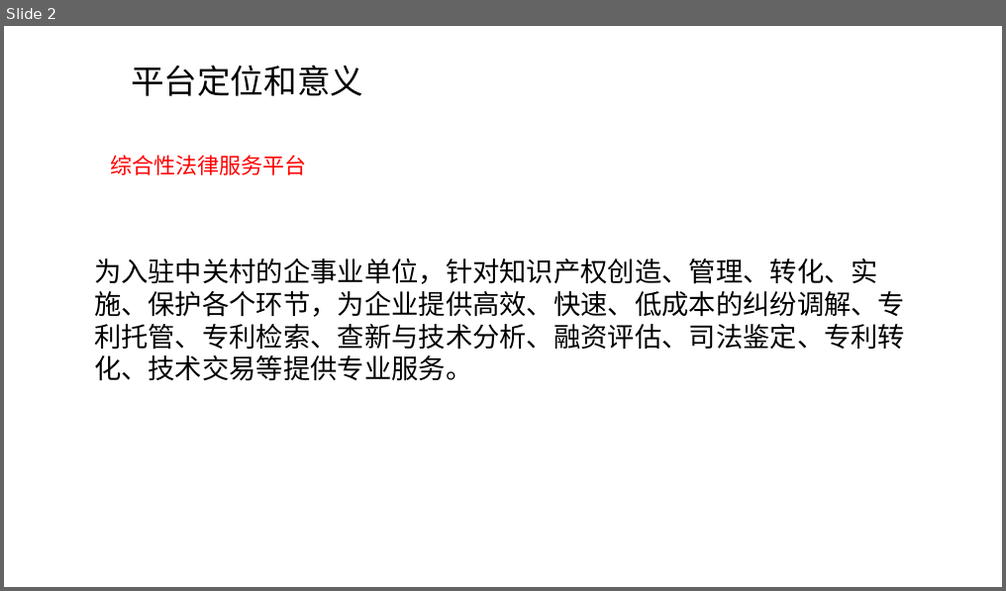
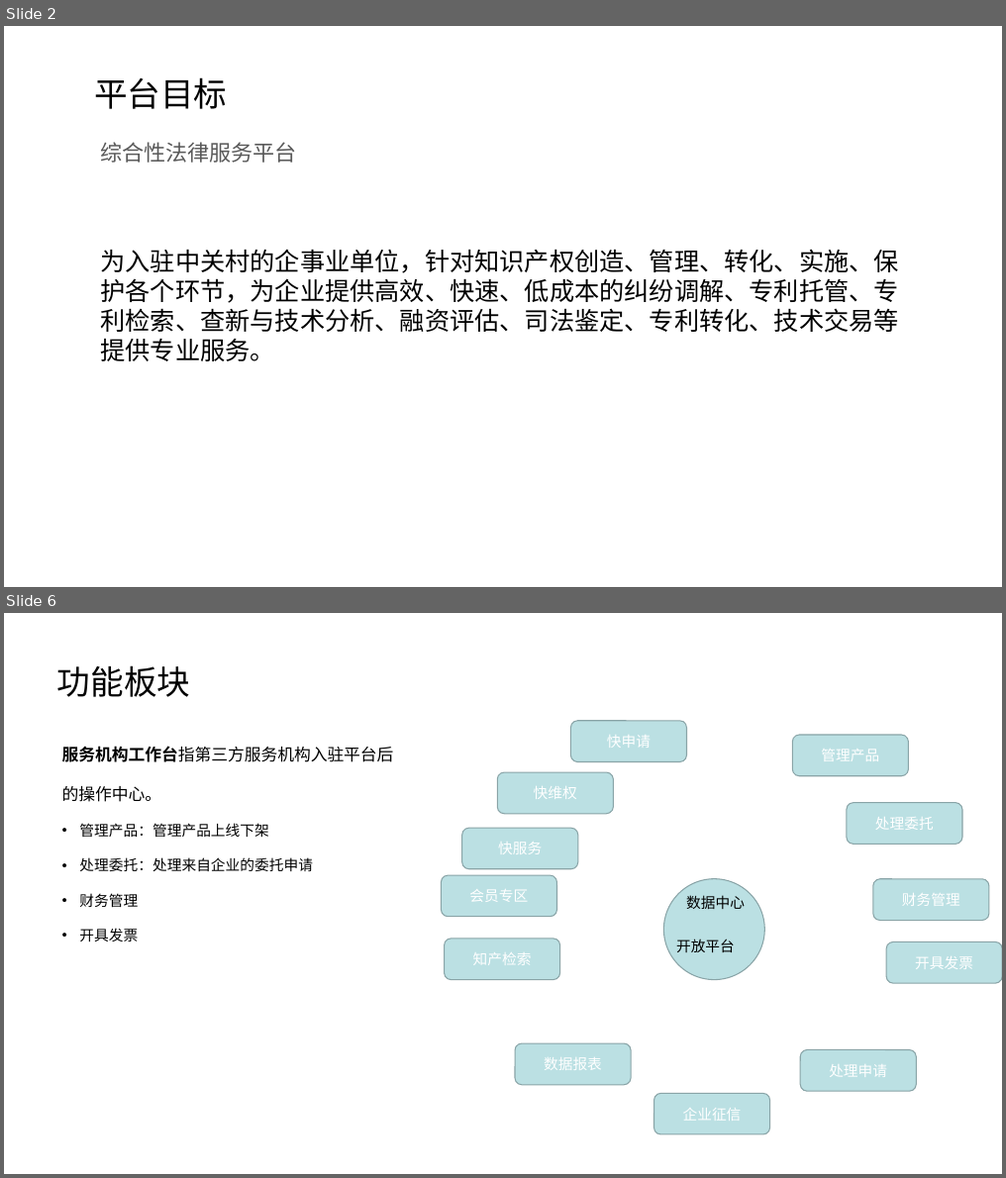
Before and after one commit to petite-chen/data, a slide deck: 资料/1.海知平台介绍.ppt. Shown one above the other, each under a label of ours: slide 2 before the commit, slides 2 and 6 after it; the slides between them are not shown. The pictures are 1006x591 and 1006x1178 pixels, drawn with LibreOffice and Linux fonts; fonts in the diff are those of the drawing. Boxes give left, top, right and bottom in pixels: in the first picture for what was removed or moved away, otherwise in the second. Text is boxed around its words. In the diff, an @@ line names an element or a change of style, - is before the commit and + after.

```diff
--- a/资料/1.海知平台介绍.ppt
+++ b/资料/1.海知平台介绍.ppt
@@ slide 6 added at (x1=4, y1=613, x2=1002, y2=1174), background #FFFFFF @@
@@ text added at (x1=57, y1=665, x2=190, y2=697), 32 pt, text #000000 @@
+功能板块
@@ text added at (x1=62, y1=746, x2=394, y2=943), 14 pt, text #000000 @@
+服务机构工作台指第三方服务机构入驻平台后的操作中心。
+• 管理产品：管理产品上线下架
+• 处理委托：处理来自企业的委托申请
+• 财务管理
+• 开具发票
@@ rounded rectangle added at (x1=441, y1=875, x2=556, y2=917), fill #BBE0E3, outline #89A4A7 0.99 pt, 14 pt, text #FFFFFF @@
+会员专区
@@ group added at (x1=444, y1=721, x2=1002, y2=1135): 11 rounded rectangles, 2 texts, 1 ellipse @@
+快申请
+快维权
+快服务
+企业征信
+知产检索
+管理产品
+处理委托
+财务管理
+开具发票
+处理申请
+数据报表
+数据中心
+开放平台
@@ slide 2 changed as well @@
@@ text at (x1=94, y1=77, x2=227, y2=109): text changed @@
-平台定位和意义
+平台目标
@@ text "综合性法律服务平台" moved from (x1=111, y1=155, x2=307, y2=175) to (x1=101, y1=142, x2=297, y2=163) @@
@@ text "综合性法律服务平台" at (x1=101, y1=142, x2=297, y2=163): text colour #FF0000 to #595959 @@
@@ text "为入驻中关村的企事业单位，针对知识产权创造、管理、转化、实施、保护各个环节，为企业提供高效、快速、低成本的纠纷调解、专利 ..." moved from (x1=94, y1=259, x2=905, y2=381) to (x1=101, y1=249, x2=899, y2=362) @@
@@ text "为入驻中关村的企事业单位，针对知识产权创造、管理、转化、实施、保护各个环节，为企业提供高效、快速、低成本的纠纷调解、专利 ..." at (x1=101, y1=249, x2=899, y2=362): size 26 to 24 pt, font Arial to Noto Sans CJK SC @@
```
Also in this commit, not shown: 1 other slide changed, 8 other slides added, 5 slides removed, 4 other files.
